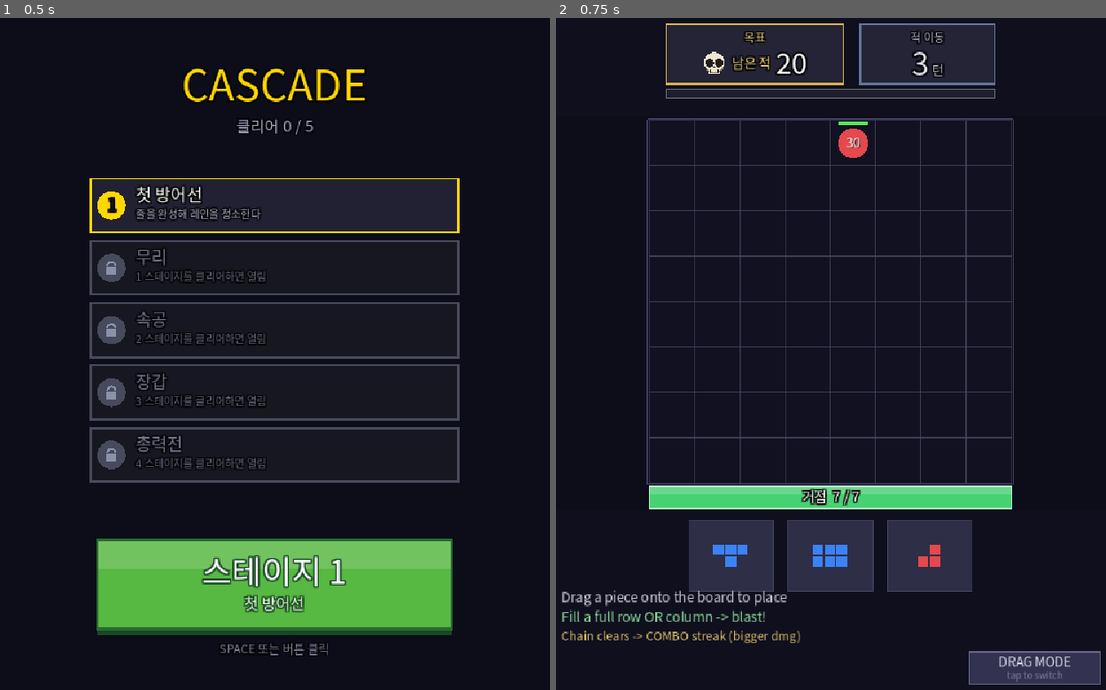
Above: before the commit, frames 1-2 (left to right).
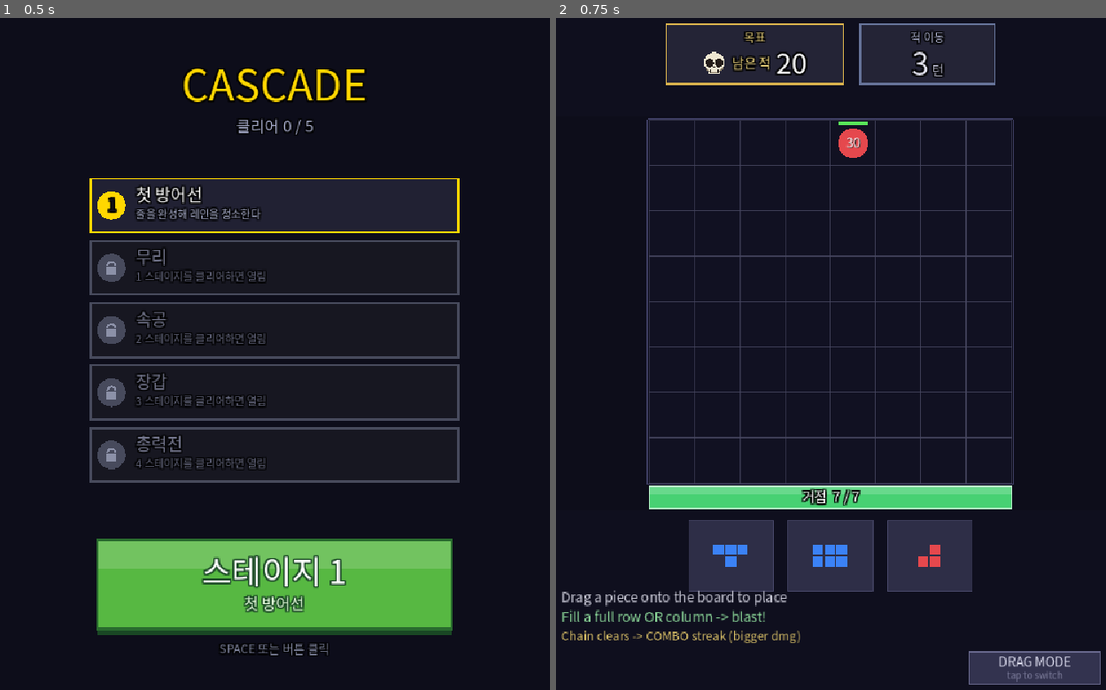
Above: after the commit, the same moments.

Repository: rorhdsu123/Cascade
Game: Godot game, scene res://Main.tscn
The game is run twice, just before and just after one commit, with the same random seed, the same clock (stepped at 60 frames per second) and the same inputs.
Inputs (mouse positions are in pixels of both pictures, inside the frame that each line leads up to):
- Up to frame 1 (0.5 s): no input
- Up to frame 2 (0.75 s): tap Enter at 0.5, 0.6 s; move the mouse to (957, 333) at 0.52 s; click (957, 333) at 0.67 s

Frame 1 is identical in both runs. In frame 2, 0.2% of the frame differs, in the area x 19-80%, y 10-12%.

Commit message:
fix: 상단 처치 진행바 제거 — 거점 HP 바와 색 언어가 겹쳤다 (C37)
빨강/초록 가로 막대가 화면에 둘이었고 의미가 정반대였다. 상단 진행바는 차오르면 좋고
(처치=초록, 누수=빨강), 하단 거점 바는 줄어들면 나쁘다(체력=빨강↔초록). 같은 색 언어로
반대 뜻을 말하니 상단 바가 'HP가 바닥났다'로 오독됐다. 특히 초반이나 killed=0·leaked=1
같은 상황에선 왼쪽 끝에 빨간 토막만 떠서 체력 게이지로밖에 안 보였다.

C32(못 놓는 자리 빨강)와 같은 종류의 문제 — 빨강 과부하.

진행도는 목표 카드의 '남은 적' 숫자만으로 충분히 읽힌다. 진행바를 지우니 화면의 가로
막대가 거점 HP 하나뿐이 되어, 빨강이 체력 전용으로 돌아왔다.

Co-Authored-By: Claude Opus 4.8 (1M context) <noreply@anthropic.com>

Diff:
--- a/Main.gd
+++ b/Main.gd
@@ -2052,20 +2052,9 @@
 	_draw_text_outlined(fnt, Vector2(grp_x, box_y + 72.0), n_str, n_fs, n_col)
 	_draw_text_outlined(fnt, Vector2(grp_x + n_w + 4.0, box_y + 72.0), "턴", u_fs, Color(0.72, 0.72, 0.8))
 
-	# ── 진행바(스타바 대응): 처치 진행도 ──
-	var bx: float = start_x
-	var by: float = box_y + box_h + 8.0
-	var bw: float = (adv_r.position.x + aw) - start_x
-	var bh: float = 12.0
-	draw_rect(Rect2(bx, by, bw, bh), Color(0.12, 0.12, 0.18))
-	# 처치(초록) + 누수(빨강)를 나눠 채운다 — 둘 다 '처리된 적'이지만 누수는 못 막은 것.
-	# 붉은 구간이 남아 보여야 "흘려보내며 클리어"가 성취로 안 읽힌다.
-	var tot: float = float(st["total"])
-	var kfrac: float = clampf(float(killed) / tot, 0.0, 1.0)
-	var lfrac: float = clampf(float(leaked) / tot, 0.0, 1.0 - kfrac)
-	draw_rect(Rect2(bx, by, bw * kfrac, bh), Color(0.3, 0.78, 0.46))
-	draw_rect(Rect2(bx + bw * kfrac, by, bw * lfrac, bh), Color(0.8, 0.25, 0.25))
-	draw_rect(Rect2(bx, by, bw, bh), Color(1.0, 1.0, 1.0, 0.4), false)
+	# 처치 진행바는 제거했다 — 빨강/초록 가로 막대라 거점 HP 바(진짜 체력)와 색 언어가 겹쳐
+	# 'HP가 바닥났다'로 오독됐다. 목표 카드의 '남은 적' 숫자만으로 진행도는 충분히 읽힌다.
+	# 이로써 빨강은 거점 HP 전용이 된다.
 
 func _draw_board(fnt: Font) -> void:
 	draw_rect(Rect2(BOARD_X - 2, BOARD_Y - 2, COLS * CELL + 4, ROWS * CELL + 4), C_BORD, false)
